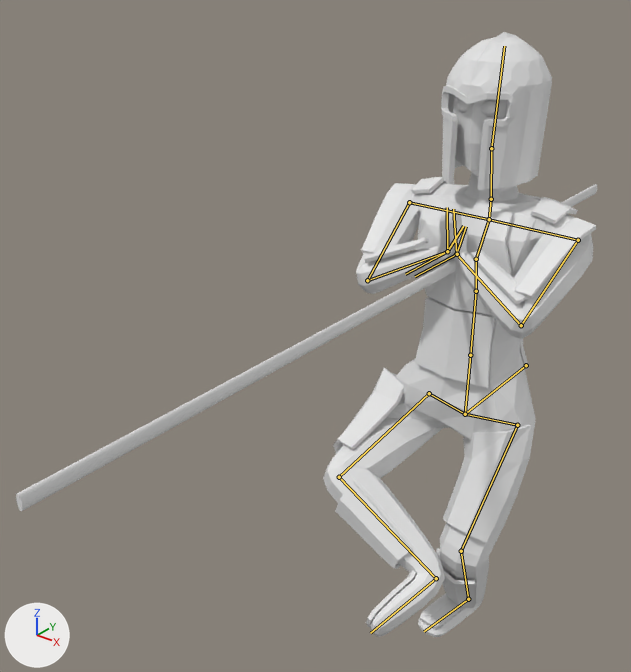
The Blender file Assets/Models/unit/standard.blend as it was, and as the next commit left it.
Rendered twice from a 50 mm camera at (2.66, -5.13, 5.14) aimed at (-0.6, -1.05, 2.61). Arrows for +X, +Y and +Z are at lower left; the lights stay in place. The picture after the commit comes second. Both versions are drawn at frame 315 of the action 'Idle'; the numbers are the values there. The bones that change, and the others that lie on the model, are drawn over the model as lines.

Names of what the first picture shows: 'Body', 'Cylinder', 'Helmet', 'Ornament', 'Plate Arm Left', 'Plate Arm Right', 'Plate Calf Right', 'Plate Forearm Left', 'Plate Front Bottom', 'Plate Front Top', 'Plate Thigh Left', 'Plate Thigh Right' and 8 more.
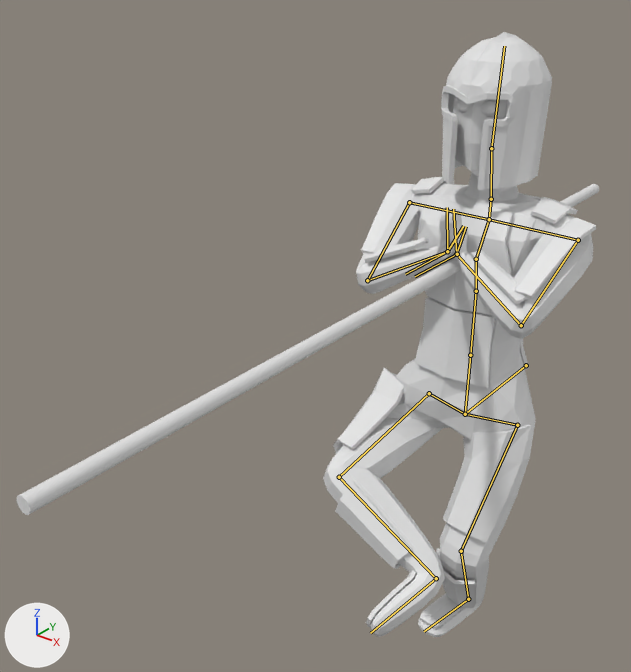
What differs and where, as boxes (x1, y1, x2, y2) in the pictures (631 x 672 px):
'Cylinder', posed
    before: (16, 184, 597, 511)
    after: (17, 184, 599, 515)

The edits, one by one:
Bone 'hand_ik.R' (bone_hand_ik_r) is rescaled from (1.0, 1.0, 0.4) to (1.0, 1.0, 1.0).
